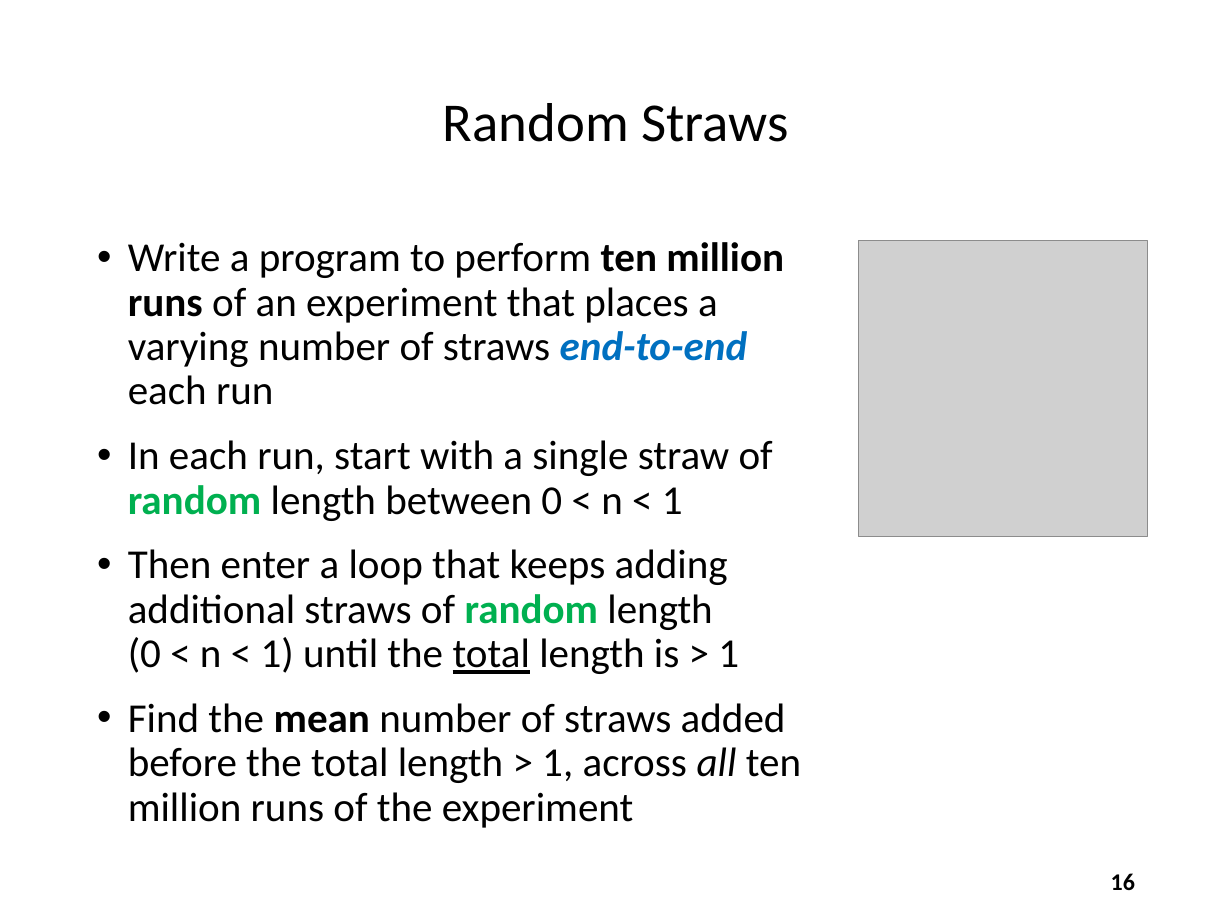
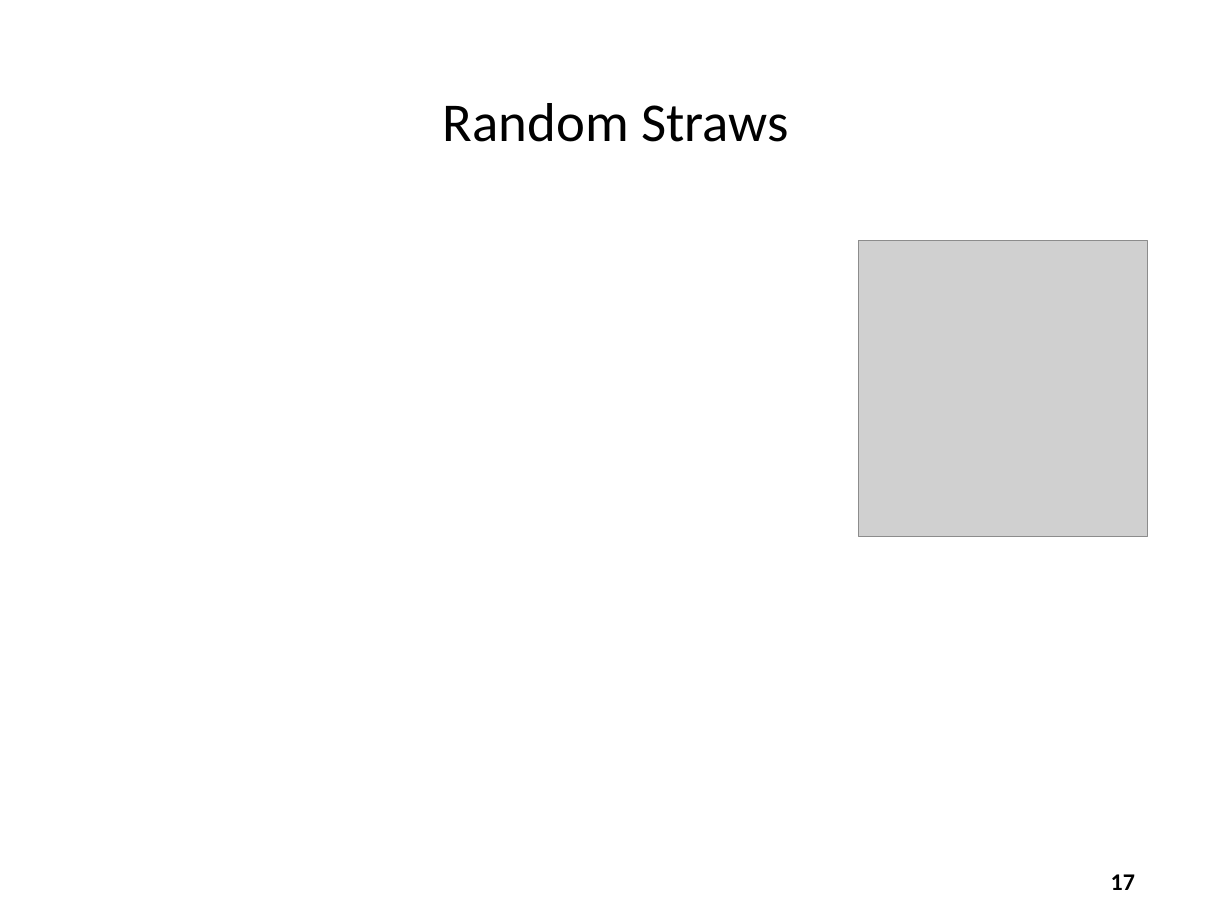
Before and after one commit to dbiersach/scicomp101, a slide deck: slide 17 of Session 04 - Functions and Logic/Session 04 - Functions and Logic.pptx (slide 16 before the commit). Drawn at 1232x924 pixels with LibreOffice and Linux fonts; fonts in the diff are those of the drawing; grey boxes stand for pictures. Boxes give left, top, right and bottom in pixels: in the first picture for what was removed or moved away, otherwise in the second. Text is boxed around its words. In the diff, an @@ line names an element or a change of style, - is before the commit and + after.

```diff
--- a/Session 04 - Functions and Logic/Session 04 - Functions and Logic.pptx
+++ b/Session 04 - Functions and Logic/Session 04 - Functions and Logic.pptx
@@ text removed at box(128, 242, 801, 828) @@
-• Write a program to perform ten million runs of an experiment that places a varying number of straws end-to-end each run
-• In each run, start with a single straw of random length between 0 < n < 1
-• Then enter a loop that keeps adding additional straws of random length (0 < n < 1) until the total length is > 1
-• Find the mean number of straws added before the total length > 1, across all ten million runs of the experiment
@@ page number at box(1111, 874, 1135, 890): text changed @@
-16
+17
```
Also in this commit, not shown: 10 other slides changed, 1 slide added, 2 slides removed, 3 other files.
